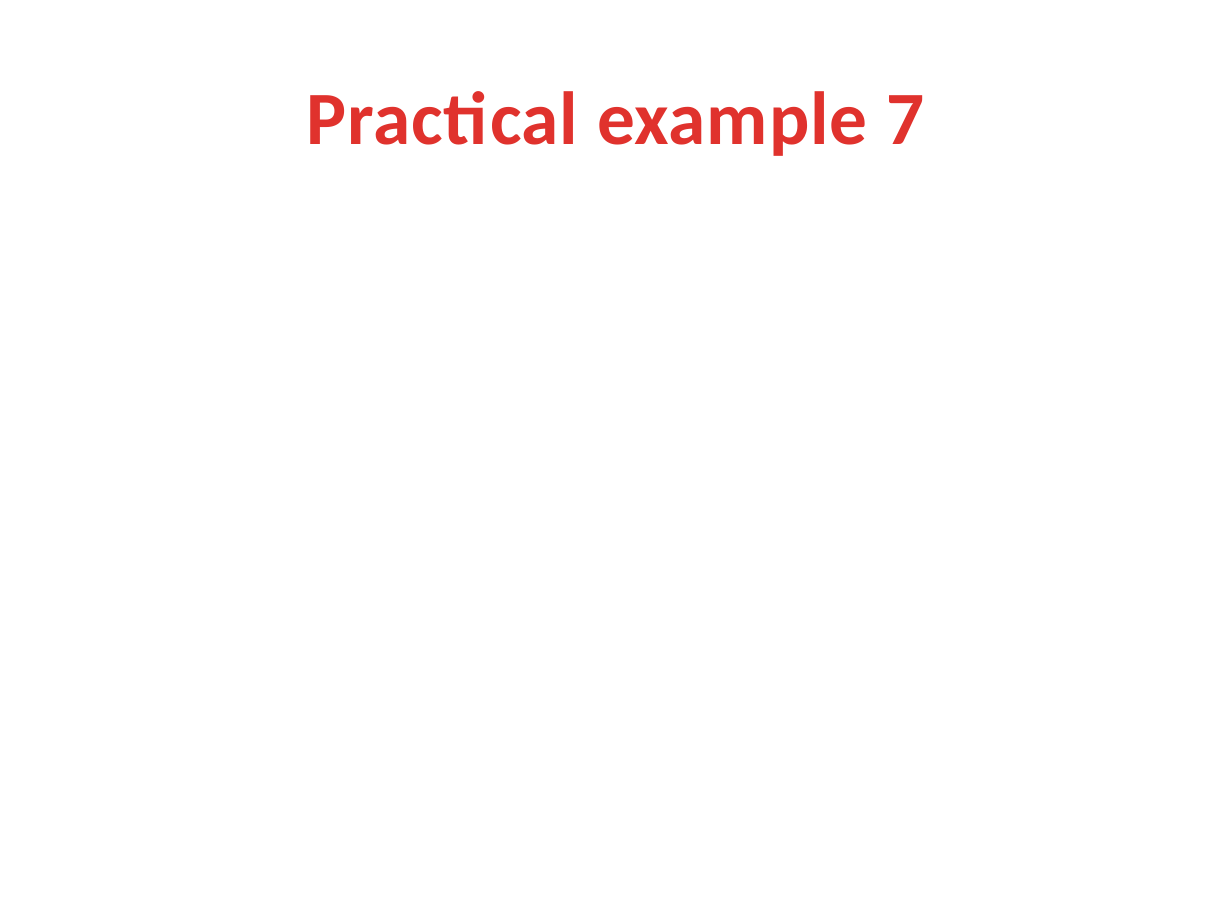
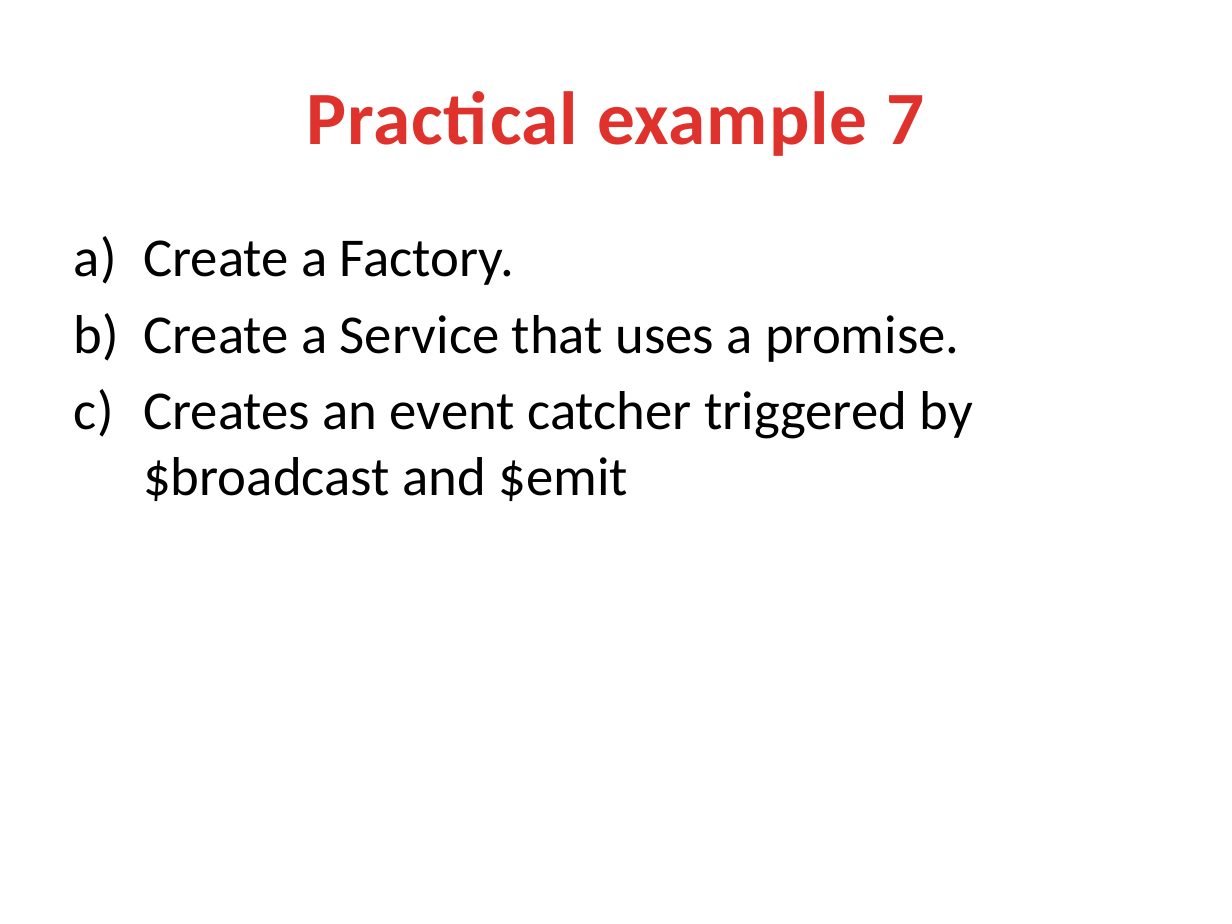
Before and after one commit to lhkingkong/angularjs-taller, a slide deck: slide 42 of material/AngularJS Taller.pptx. Drawn at 1232x924 pixels with LibreOffice and Linux fonts; fonts in the diff are those of the drawing. Boxes give left, top, right and bottom in pixels: in the first picture for what was removed or moved away, otherwise in the second. Text is boxed around its words. In the diff, an @@ line names an element or a change of style, - is before the commit and + after.

```diff
--- a/material/AngularJS Taller.pptx
+++ b/material/AngularJS Taller.pptx
@@ text added at (x1=143, y1=240, x2=973, y2=501), 32 pt, text #000000 @@
+a) Create a Factory.
+b) Create a Service that uses a promise.
+c) Creates an event catcher triggered by $broadcast and $emit
```
Also in this commit, not shown: 1 other slide changed, 5 slides added, 1 slide removed.
